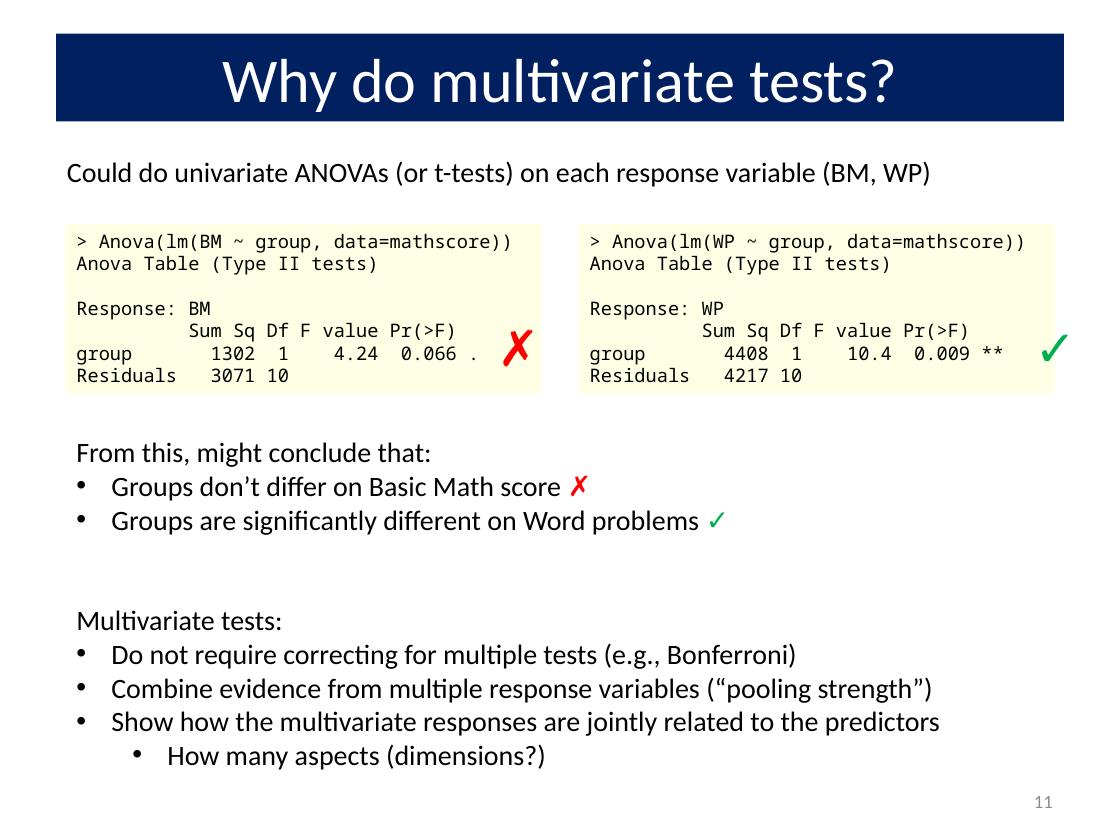
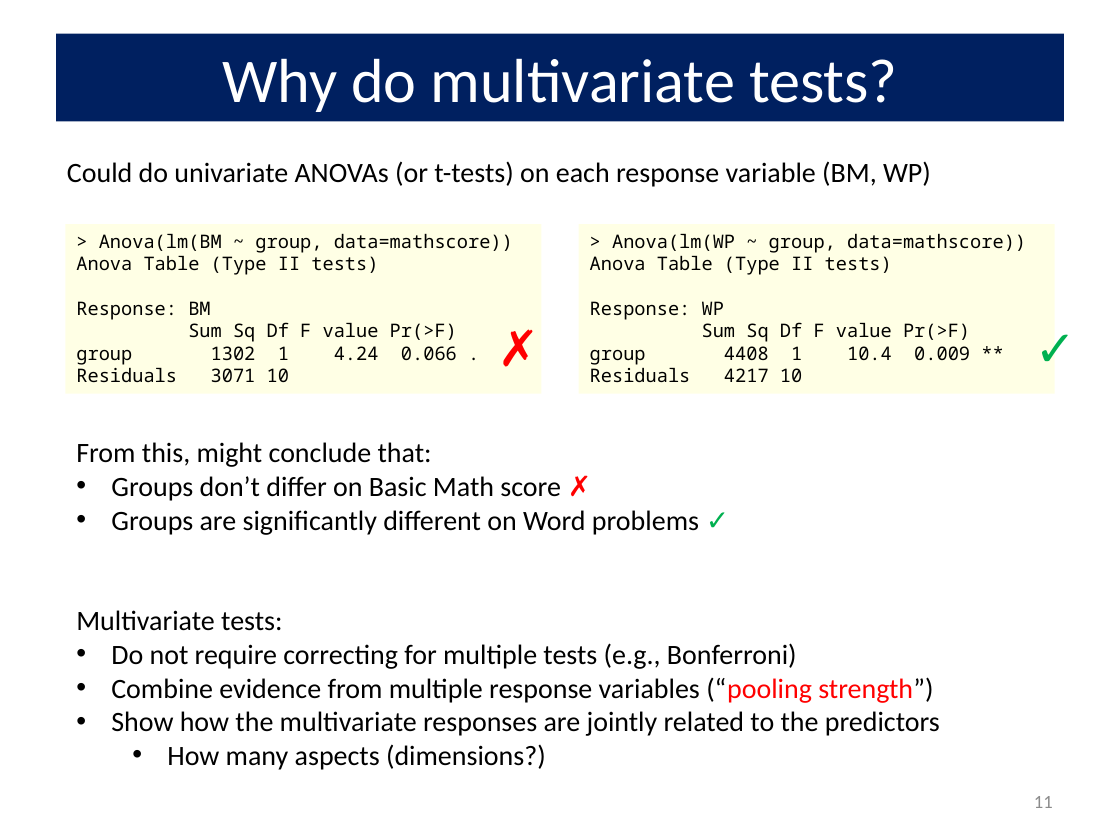
Before and after one commit to friendly/VisMLM-course, a slide deck: slide 11 of lectures/lecture2.pptx. Drawn at 1120x840 pixels with LibreOffice and Linux fonts; fonts in the diff are those of the drawing. Boxes give left, top, right and bottom in pixels: in the first picture for what was removed or moved away, otherwise in the second. Text is boxed around its words. In the diff, an @@ line names an element or a change of style, - is before the commit and + after.

```diff
--- a/lectures/lecture2.pptx
+++ b/lectures/lecture2.pptx
@@ text at [111,677,933,703]: text colour #000000 to #FF0000 in "(“pooling strength”)" @@
```
Also in this commit, not shown: 2 other slides changed, 25 other files.
